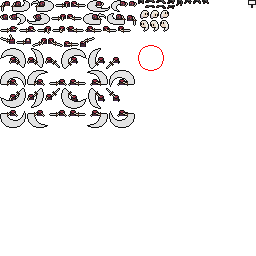
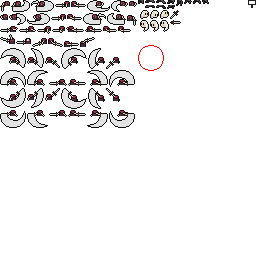
The second 256x256 image is a revision of the first. Changes to its layers:
added layer "Layer 59" above "Layer 54 copy 10" over [170, 10, 179, 19]
added layer "Layer 60" in group "#1" over [170, 20, 181, 25]
